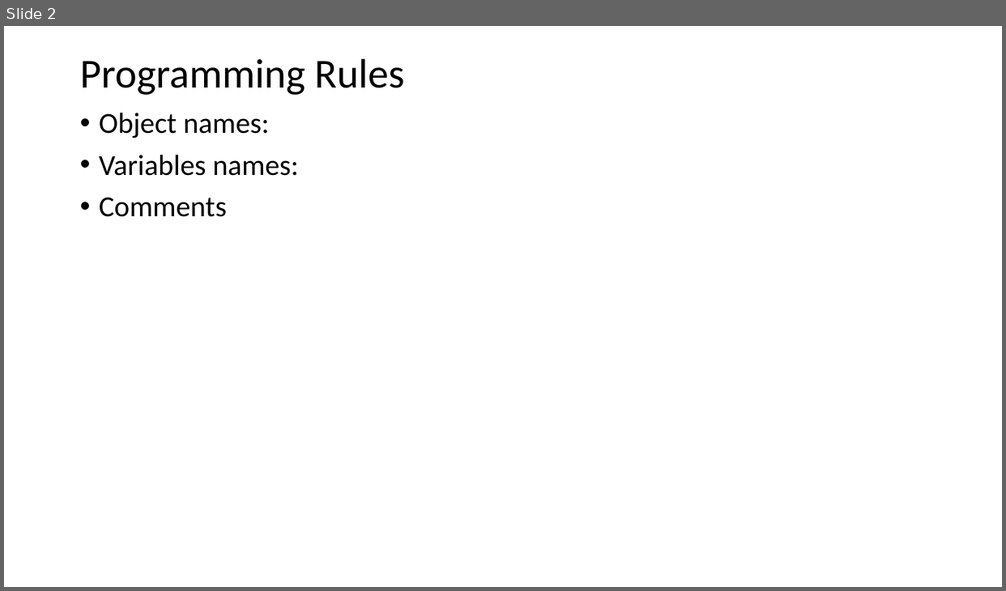
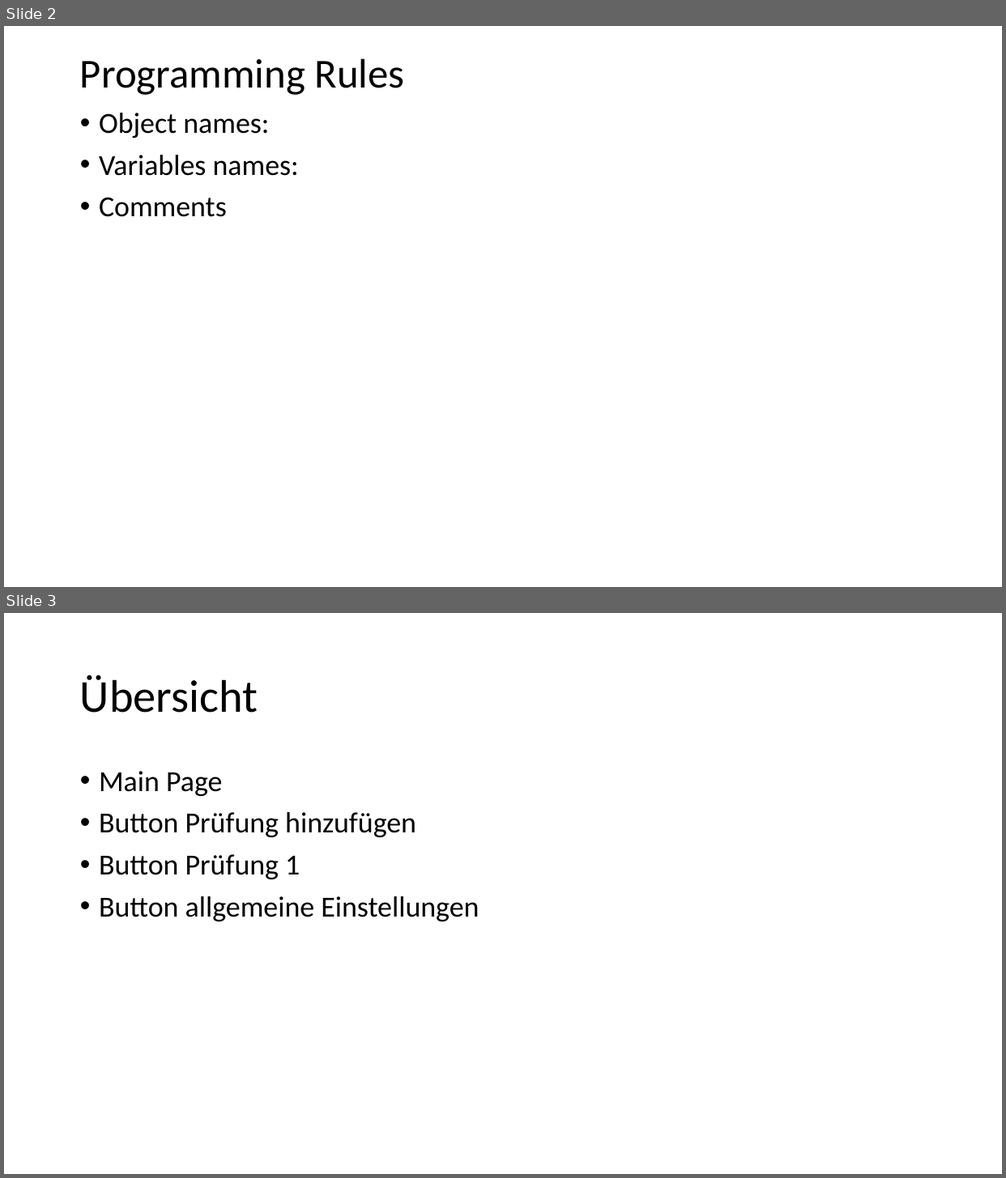
Before and after one commit to felixmeyjr/ExamTrackerAndMore, a slide deck: Design plan.pptx. Shown one above the other, each under a label of ours: slide 2 before the commit, slides 2 and 3 after it. The pictures are 1006x591 and 1006x1178 pixels, drawn with LibreOffice and Linux fonts; fonts in the diff are those of the drawing. Boxes give left, top, right and bottom in pixels: in the first picture for what was removed or moved away, otherwise in the second. Text is boxed around its words. In the diff, an @@ line names an element or a change of style, - is before the commit and + after.

```diff
--- a/Design plan.pptx
+++ b/Design plan.pptx
@@ slide 3 added at (x1=4, y1=613, x2=1002, y2=1174), background #FFFFFF @@
@@ title added at (x1=80, y1=675, x2=258, y2=713), 44 pt, text #000000 @@
+Übersicht
@@ text added at (x1=99, y1=771, x2=479, y2=922), 28 pt, text #000000 @@
+• Main Page
+• Button Prüfung hinzufügen
+• Button Prüfung 1
+• Button allgemeine Einstellungen
```
Also in this commit, not shown: 2 slides changed, 2 other slides added.
